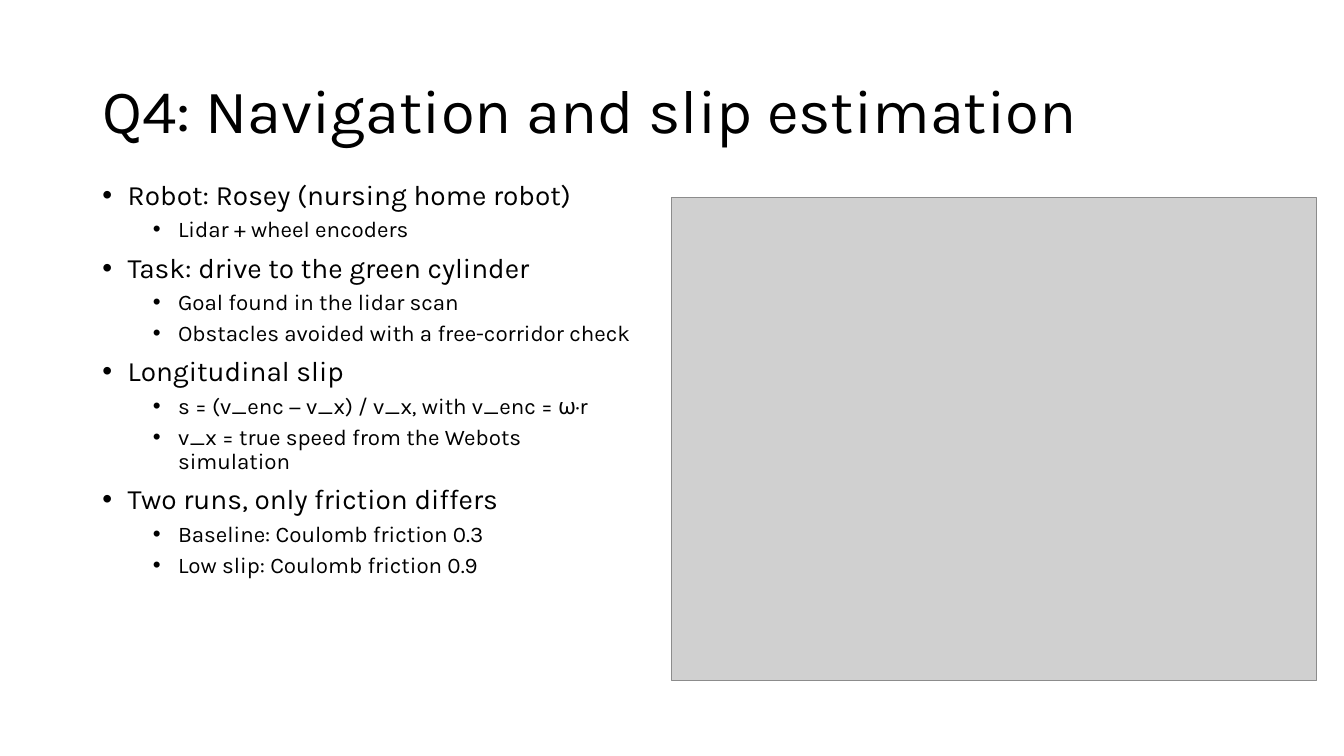
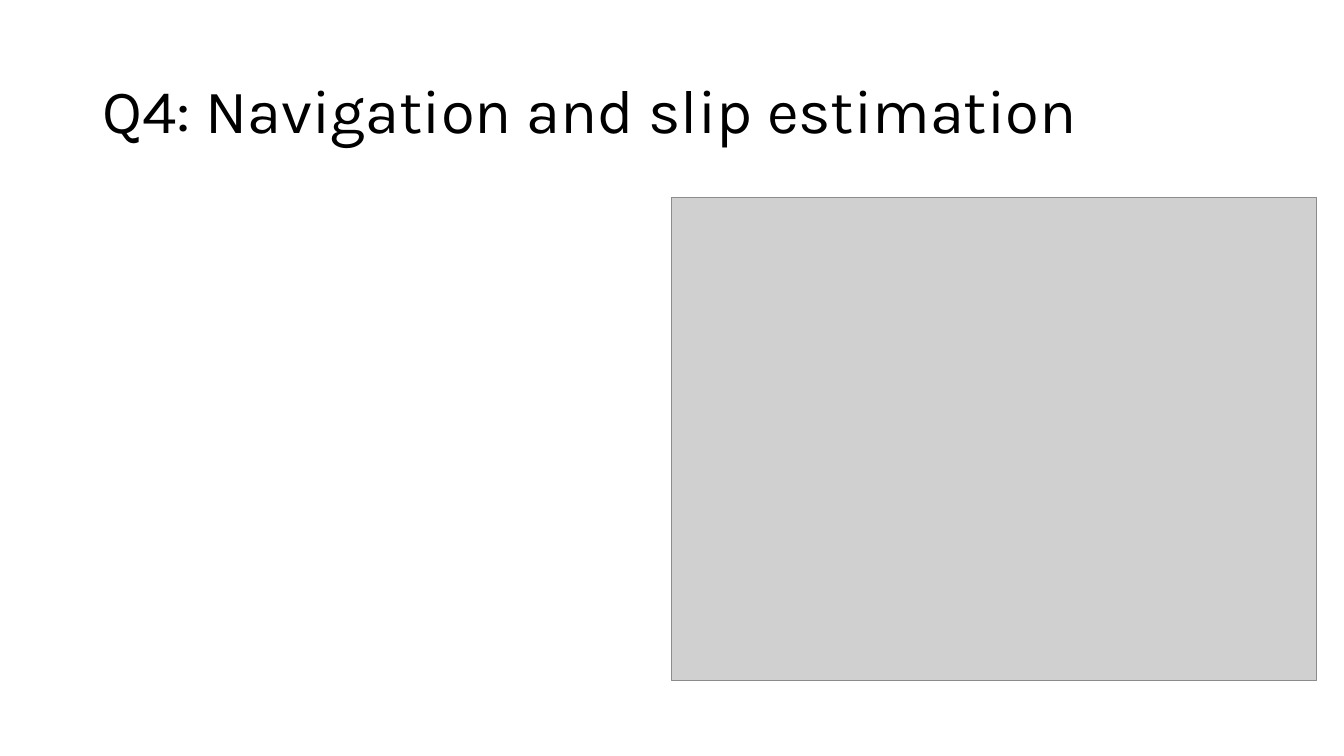
Before and after one commit to AreGundersen/MAS512, a slide deck: slide 11 of Assignment 2/MAS512_assignment2_gr5.pptx (slide 4 before the commit). Drawn at 1344x756 pixels with LibreOffice and Linux fonts; fonts in the diff are those of the drawing; grey boxes stand for pictures. Boxes give left, top, right and bottom in pixels: in the first picture for what was removed or moved away, otherwise in the second. Text is boxed around its words. In the diff, an @@ line names an element or a change of style, - is before the commit and + after.

```diff
--- a/Assignment 2/MAS512_assignment2_gr5.pptx
+++ b/Assignment 2/MAS512_assignment2_gr5.pptx
@@ text removed at [128, 185, 630, 579] @@
-• Robot: Rosey (nursing home robot)
-  • Lidar + wheel encoders
-• Task: drive to the green cylinder
-  • Goal found in the lidar scan
-  • Obstacles avoided with a free-corridor check
-• Longitudinal slip
-  • s = (v_enc − v_x) / v_x, with v_enc = ω·r
-  • v_x = true speed from the Webots simulation
-• Two runs, only friction differs
-  • Baseline: Coulomb friction 0.3
-  • Low slip: Coulomb friction 0.9
```
Also in this commit, not shown: 1 other slide changed, 10 slides added, 3 slides removed, 26 other files.
